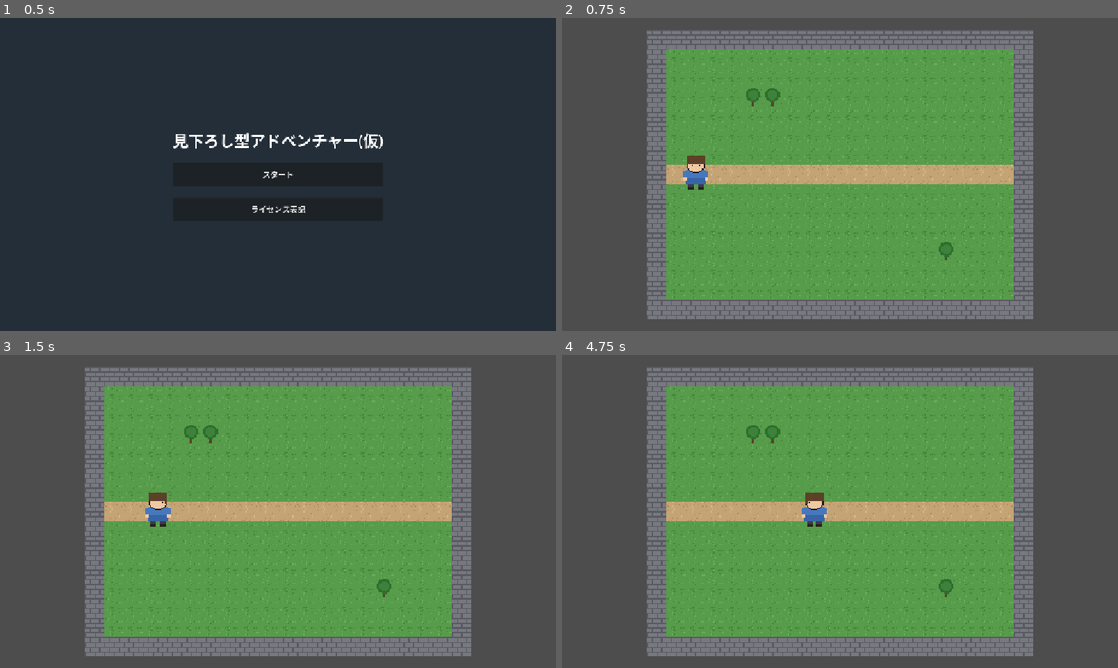
Above: before the commit, frames 1-4 (two rows, left to right).
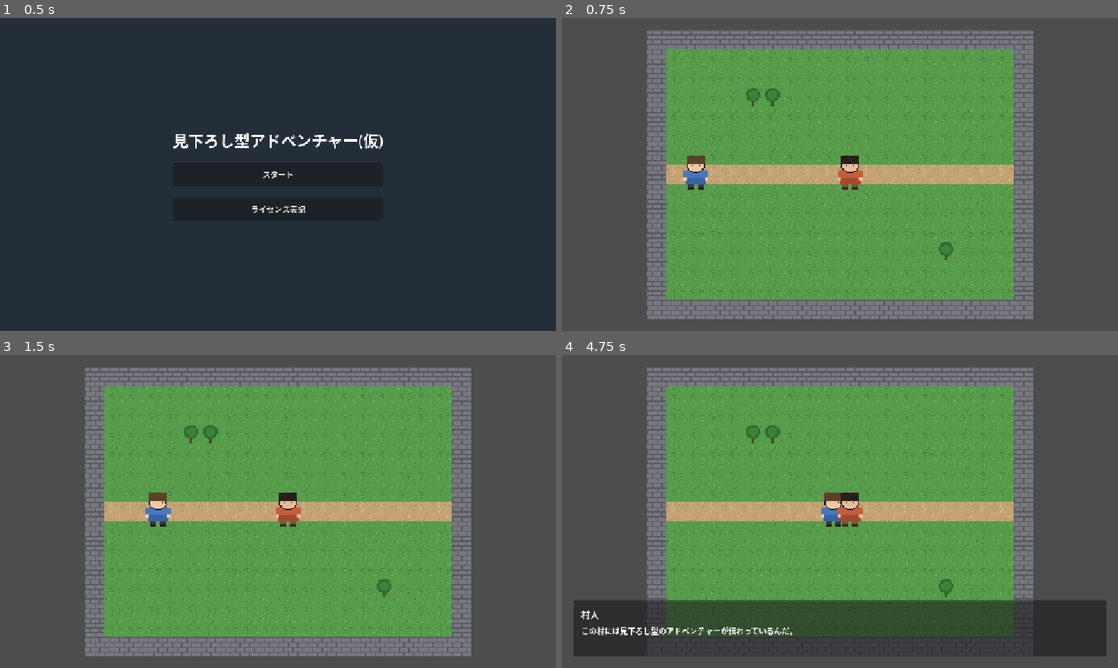
Above: after the commit, the same moments.

Repository: mathken029/adventure
Game: Godot game, scene res://scenes/title_screen.tscn
Same seed, same stepped clock (60 frames per second), same inputs: the game is played once before the commit and once after it.
Inputs (mouse positions are in pixels of both pictures, inside the frame that each line leads up to):
- Up to frame 1 (0.5 s): no input
- Up to frame 2 (0.75 s): click "スタート" at 0.5 s
- Up to frame 3 (1.5 s): tap Enter at 1.25 s; move the mouse to (400, 495) at 1.27 s; hold Right (ui_right) from 1.28 s (still down); hold E from 1.28 s (still down); click (400, 495) at 1.42 s
- Up to frame 4 (4.75 s): tap Space at 1.52, 1.82, 2.75, 4.52, 4.55 s; tap Enter at 1.55, 4.25 s; release Right (ui_right) at 2 s; release E at 2 s; drag from (728, 527) to (812, 574) at 2.02 s; move the mouse to (895, 442) at 2.77 s; hold Right (ui_right) 2.78-3.5 s; hold Space 2.78-3.5 s; tap E at 3.05 s; drag from (812, 574) to (673, 464) at 3.52 s; move the mouse to (1006, 558) at 4.27 s; hold Left (ui_left) from 4.28 s (still down); hold Enter from 4.28 s (still down)

Frame 1 is identical in both runs. In frame 2, 0.4% of the frame differs, in the area x 49-55%, y 44-55%; in frame 3, 0.4%; in frame 4, 18%, in the area x 2-98%, y 44-97%.

Commit message:
NPCキャラクターと会話画面を追加
村人NPC(専用配色のスプライトシート)をマップに配置し、決定キー
(E/Space/Enter)で近づいて話しかけると画面下部の会話ウィンドウで
セリフが進行する仕組みを追加。会話中はプレイヤーの移動を止める。

Co-Authored-By: Claude Sonnet 5 <noreply@anthropic.com>
Claude-Session: https://claude.ai/code/session_01A7Bg1oWyCj3r33EJc26Avh

Diff:
--- /dev/null
+++ b/scripts/dialogue_box.gd
@@ -0,0 +1,81 @@
+class_name DialogueBox
+extends Control
+
+var speaker: String = ""
+var lines: Array = []
+var index: int = -1
+
+var name_label: Label
+var text_label: Label
+
+
+func _ready() -> void:
+	visible = false
+	anchor_left = 0.0
+	anchor_right = 1.0
+	anchor_top = 1.0
+	anchor_bottom = 1.0
+	offset_top = -140
+	offset_bottom = -24
+	offset_left = 24
+	offset_right = -24
+
+	var panel := Panel.new()
+	panel.anchor_right = 1.0
+	panel.anchor_bottom = 1.0
+	add_child(panel)
+
+	var margin := MarginContainer.new()
+	margin.anchor_right = 1.0
+	margin.anchor_bottom = 1.0
+	for side in ["left", "top", "right", "bottom"]:
+		margin.add_theme_constant_override("margin_%s" % side, 16)
+	panel.add_child(margin)
+
+	var vbox := VBoxContainer.new()
+	vbox.add_theme_constant_override("separation", 8)
+	margin.add_child(vbox)
+
+	name_label = Label.new()
+	name_label.add_theme_font_size_override("font_size", 18)
+	vbox.add_child(name_label)
+
+	text_label = Label.new()
+	text_label.autowrap_mode = TextServer.AUTOWRAP_WORD
+	text_label.add_theme_font_size_override("font_size", 16)
+	vbox.add_child(text_label)
+
+
+func is_active() -> bool:
+	return index >= 0 and index < lines.size()
+
+
+func start(speaker_name: String, dialogue_lines: Array) -> void:
+	speaker = speaker_name
+	lines = dialogue_lines
+	index = 0 if lines.size() > 0 else -1
+	visible = is_active()
+	_refresh_labels()
+
+
+func advance() -> void:
+	if not is_active():
+		return
+	index += 1
+	if index >= lines.size():
+		index = -1
+		visible = false
+		return
+	_refresh_labels()
+
+
+func current_line() -> String:
+	if not is_active():
+		return ""
+	return lines[index]
+
+
+func _refresh_labels() -> void:
+	if name_label and text_label:
+		name_label.text = speaker
+		text_label.text = current_line()
--- a/scripts/main.gd
+++ b/scripts/main.gd
@@ -1,13 +1,31 @@
 extends Node2D
+
+const INTERACT_RANGE := 24.0
+
+var player: Player
+var npc: NPC
+var dialogue_box: DialogueBox
+
+var _interact_prev := false
 
 
 func _ready() -> void:
 	var world := GameWorld.new()
 	add_child(world)
 
-	var player := Player.new()
+	player = Player.new()
 	player.position = Vector2(2.5 * GameWorld.TILE_SIZE, 7.5 * GameWorld.TILE_SIZE)
 	add_child(player)
+
+	npc = NPC.new()
+	npc.character_name = "村人"
+	npc.lines = [
+		"やあ、旅人!",
+		"この村には見下ろし型のアドベンチャーが伝わっているんだ。",
+		"道なりに進めば、きっと何か見つかるはずさ。",
+	]
+	npc.position = Vector2(10.5 * GameWorld.TILE_SIZE, 7.5 * GameWorld.TILE_SIZE)
+	add_child(npc)
 
 	var camera := Camera2D.new()
 	camera.zoom = Vector2(2.5, 2.5)
@@ -19,3 +37,28 @@
 	camera.limit_top = 0
 	camera.limit_right = int(map_size.x)
 	camera.limit_bottom = int(map_size.y)
+
+	var ui_layer := CanvasLayer.new()
+	add_child(ui_layer)
+	dialogue_box = DialogueBox.new()
+	ui_layer.add_child(dialogue_box)
+
+
+func _process(_delta: float) -> void:
+	var interact_now := (
+		Input.is_key_pressed(KEY_E)
+		or Input.is_key_pressed(KEY_SPACE)
+		or Input.is_key_pressed(KEY_ENTER)
+	)
+	var interact_just_pressed := interact_now and not _interact_prev
+	_interact_prev = interact_now
+
+	if not interact_just_pressed:
+		return
+
+	if dialogue_box.is_active():
+		dialogue_box.advance()
+	elif player.global_position.distance_to(npc.global_position) <= INTERACT_RANGE:
+		dialogue_box.start(npc.character_name, npc.lines)
+
+	player.movement_enabled = not dialogue_box.is_active()
--- /dev/null
+++ b/scripts/npc.gd
@@ -0,0 +1,24 @@
+class_name NPC
+extends StaticBody2D
+
+var character_name: String = "NPC"
+var lines: Array = []
+
+var sprite: Sprite2D
+var collision: CollisionShape2D
+
+
+func _ready() -> void:
+	sprite = Sprite2D.new()
+	sprite.texture = load("res://assets/sprites/npc.png")
+	sprite.hframes = Player.HFRAMES
+	sprite.vframes = Player.VFRAMES
+	sprite.frame = Player.Dir.DOWN * Player.HFRAMES
+	add_child(sprite)
+
+	collision = CollisionShape2D.new()
+	var shape := RectangleShape2D.new()
+	shape.size = Vector2(14, 10)
+	collision.shape = shape
+	collision.position = Vector2(0, 6)
+	add_child(collision)
--- a/scripts/player.gd
+++ b/scripts/player.gd
@@ -11,6 +11,7 @@
 
 var facing: int = Dir.DOWN
 var walk_time: float = 0.0
+var movement_enabled: bool = true
 
 var sprite: Sprite2D
 var collision: CollisionShape2D
@@ -34,6 +35,13 @@
 
 
 func _physics_process(delta: float) -> void:
+	if not movement_enabled:
+		walk_time = 0.0
+		velocity = Vector2.ZERO
+		move_and_slide()
+		_update_sprite_frame(0)
+		return
+
 	var input_vector := get_input_vector()
 	var moving := input_vector.length() > 0.0
 
--- /dev/null
+++ b/test/test_dialogue_box.gd
@@ -0,0 +1,41 @@
+extends GutTest
+
+var box: DialogueBox
+
+
+func before_each() -> void:
+	box = autofree(DialogueBox.new())
+
+
+func test_inactive_before_start() -> void:
+	assert_false(box.is_active())
+
+
+func test_start_activates_and_shows_first_line() -> void:
+	box.start("村人", ["こんにちは", "また会おう"])
+	assert_true(box.is_active())
+	assert_eq(box.current_line(), "こんにちは")
+
+
+func test_advance_moves_to_next_line() -> void:
+	box.start("村人", ["こんにちは", "また会おう"])
+	box.advance()
+	assert_true(box.is_active())
+	assert_eq(box.current_line(), "また会おう")
+
+
+func test_advance_past_last_line_ends_dialogue() -> void:
+	box.start("村人", ["ひとこと"])
+	box.advance()
+	assert_false(box.is_active())
+	assert_eq(box.current_line(), "")
+
+
+func test_start_with_empty_lines_is_inactive() -> void:
+	box.start("村人", [])
+	assert_false(box.is_active())
+
+
+func test_advance_while_inactive_is_a_no_op() -> void:
+	box.advance()
+	assert_false(box.is_active())
Binary file added: assets/sprites/npc.png
Not shown, added: assets/sprites/npc.png.import
Not shown, added: scripts/dialogue_box.gd.uid
Not shown, added: scripts/npc.gd.uid
Not shown, added: test/test_dialogue_box.gd.uid
Not shown, changed: SPEC.md
